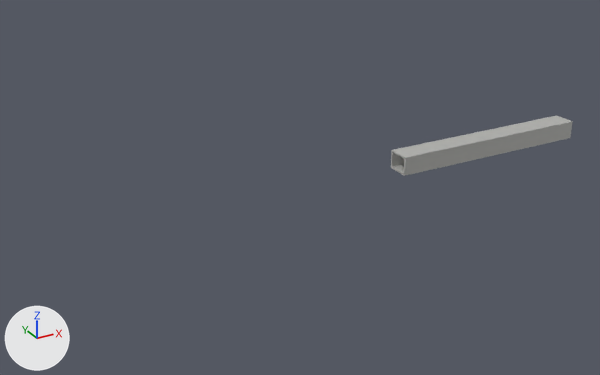
The FBX model SourceArt/SM_Tunnel.fbx, before and after one commit.
Camera for both pictures: a camera (50 mm lens) standing at (-251.9, -140.2, 71.1) and looking at (-173.0, 3.3, -0.6). Lighting does not change. The marker at lower left points along +X, +Y and +Z. The picture after the commit comes second.

The first picture shows 'SM_Tunnel'.
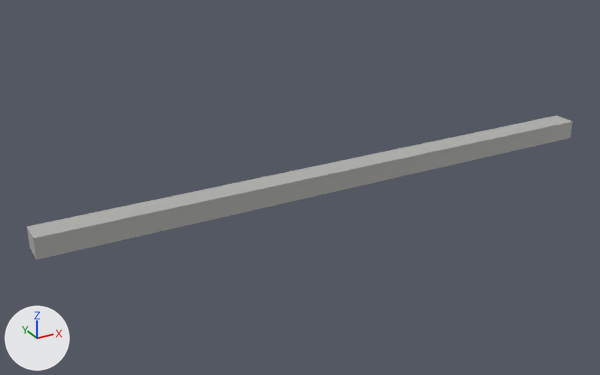
What the commit changed:
Material 'M_TunnelCeiling' (mat_m_tunnelceiling) is new.
Its base color is (0.8, 0.8, 0.8) (white #e7e7e7).
Material 'M_TunnelWall' (mat_m_tunnelwall) is new.
Its base color is (0.8, 0.8, 0.8) (white #e7e7e7).
Material 'M_TunnelCurb' (mat_m_tunnelcurb) is new.
Its base color is (0.8, 0.8, 0.8) (white #e7e7e7).
Material 'M_TunnelFloor' (mat_m_tunnelfloor) is new.
Its base color is (0.8, 0.8, 0.8) (white #e7e7e7).
me_sm_tunnel is used by ob_sm_tunnel; location (0.0, 0.0, 0.0).
me_sm_tunnel had 16 vertices, 12 faces and spanned x -149.9..-99.9, y -2.7..2.7, z -0.4..3.9.
me_sm_tunnel now has 32 vertices, 28 faces and spans x -229.9..-99.9, y -2.7..2.7, z -0.4..3.9.
Part 1, on me_sm_tunnel:
8 vertices are removed from x -149.9, y -2.7..2.7, z -0.4..3.9.
12 faces are deleted.
10 vertices are added at x -229.5, y -2.2..2.2, z 0.0..3.5.
8 new vertices lie (-130.0, 0.0, 0.0) away from vertices in x -99.9, y -2.7..2.7, z -0.4..3.9.
6 new vertices lie (129.6, 0.0, 0.0) away from vertices in x -229.5, y -2.2..2.2, z 0.0..0.2.
17 new faces join them, mat_m_concrete (grey #b3b3af).
1 new face joins them, mat_m_tunnelfloor (white #e7e7e7).
3 new faces join them, mat_m_tunnelwall (white #e7e7e7).
1 new face joins them, mat_m_tunnelceiling (white #e7e7e7).
6 new faces join them, mat_m_tunnelcurb (white #e7e7e7).
me_sm_tunnel gains material mat_m_tunnelwall (white #e7e7e7).
me_sm_tunnel gains material mat_m_tunnelceiling (white #e7e7e7).
me_sm_tunnel gains material mat_m_tunnelfloor (white #e7e7e7).
me_sm_tunnel gains material mat_m_tunnelcurb (white #e7e7e7).

Location of each change, [x1, y1, x2, y2] in pixels of the pictures (600 x 375 px):
'SM_Tunnel', reshaped (199% wider, 138% taller)
    before: [391, 116, 573, 176]
    after: [27, 116, 573, 260]
